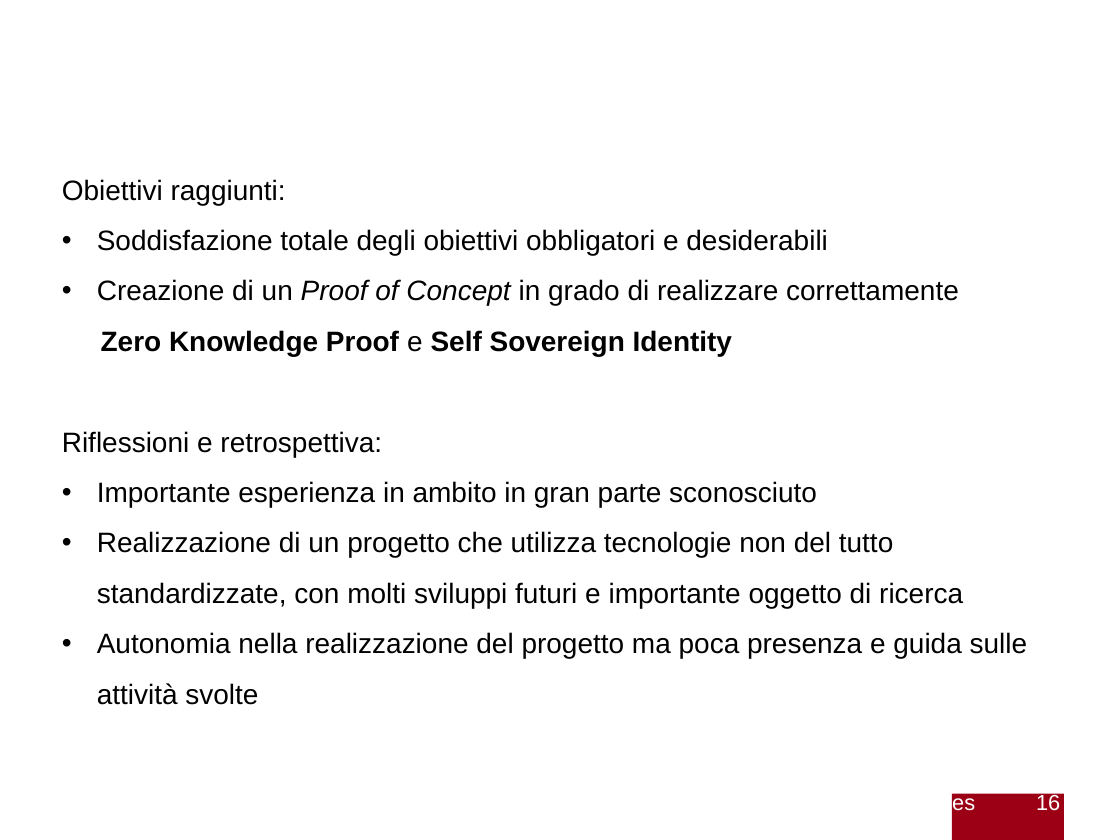
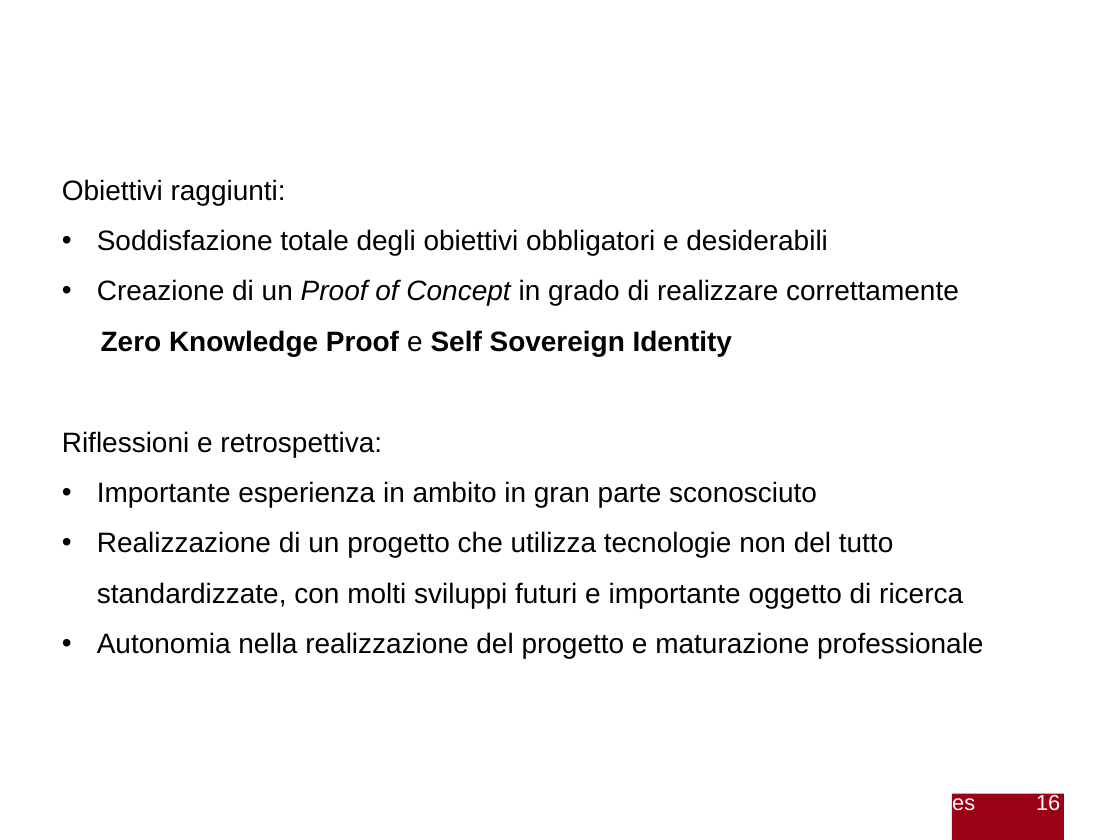
Before and after one commit to gabrielrovesti/Stage-e-Tesi-Triennale-UniPD, a slide deck: slide 16 of Presentazione/Presentazione Gabriel Rovesti.pptx. Drawn at 1120x840 pixels with LibreOffice and Linux fonts; fonts in the diff are those of the drawing; background and template pictures are left out. Boxes give left, top, right and bottom in pixels: in the first picture for what was removed or moved away, otherwise in the second. Text is boxed around its words. In the diff, an @@ line names an element or a change of style, - is before the commit and + after.

Commit message:
Piccole modifiche coerenti slides

```diff
--- a/Presentazione/Presentazione Gabriel Rovesti.pptx
+++ b/Presentazione/Presentazione Gabriel Rovesti.pptx
@@ text at <box>97,632,983,658</box>: text changed @@
-• Autonomia nella realizzazione del progetto ma poca presenza e guida sulle attività svolte
+• Autonomia nella realizzazione del progetto e maturazione professionale
```
Also in this commit, not shown: 2 other files.
